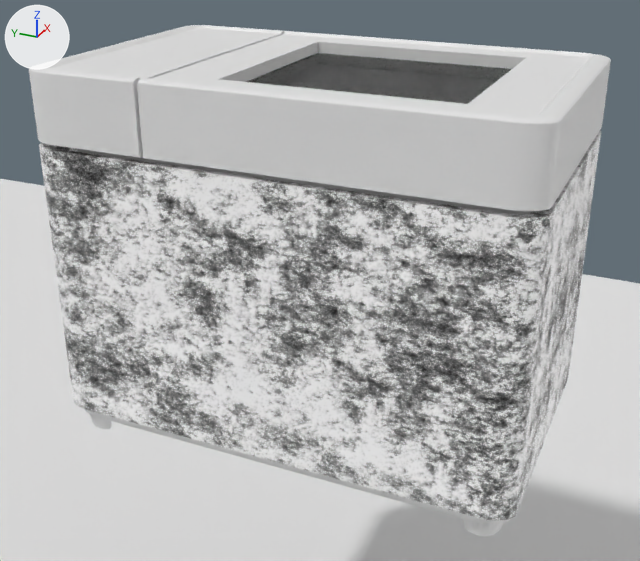
What one commit did to the Blender file container.blend.
The view is the same before and after, from a 50 mm lens placed at (-0.531, -0.234, 0.542), pointed at (-0.01, 0.001, 0.281). Lighting does not change. The marker at upper left points along +X, +Y and +Z. The picture after the commit comes second.

Objects in the first picture: 'Cube', 'Cube.001', 'Cube.002', 'container_base', 'container_base.002', 'container_leg_base'.
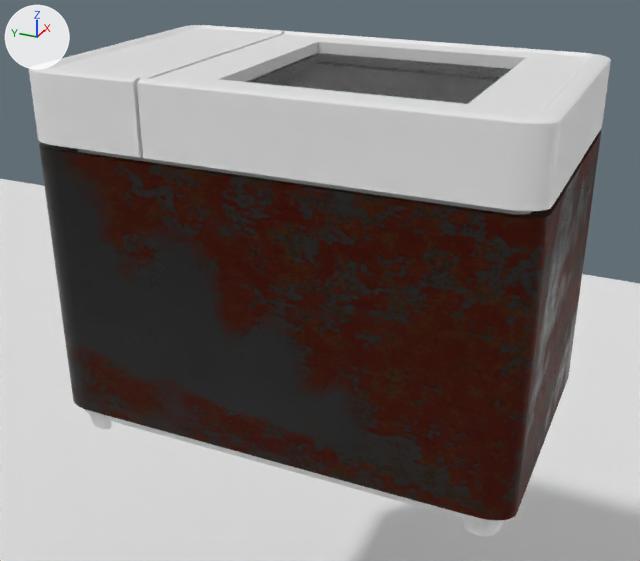
What differs and where, as boxes (x1, y1, x2, y2) in the pictures (640 x 561 px):
'container_base', surface changed (darker)
    both: (39, 131, 601, 520)

Edits to the bpy script that builds the scene:
```text
Change mat_rusted_metal_001:
    remove # nodes: BsdfPrincipled, Mapping, Mix, OutputMaterial, TexCoord, TexNoise x3, ValToRGB x3
    remove # colours: black #000000, white #ffffff
    nodes: BsdfPrincipled x2, Bump x2, Mapping x4, Mix, MixShader, OutputMaterial, TexCoord x3, TexNoise x7, TexVoronoi, ValToRGB x6
    colours: dark red #51160a, dark grey #3c3c3c, black #290f07, brown #ac7c40, black #000000, white #ffffff, dark grey #313131, dark grey #656565
```
